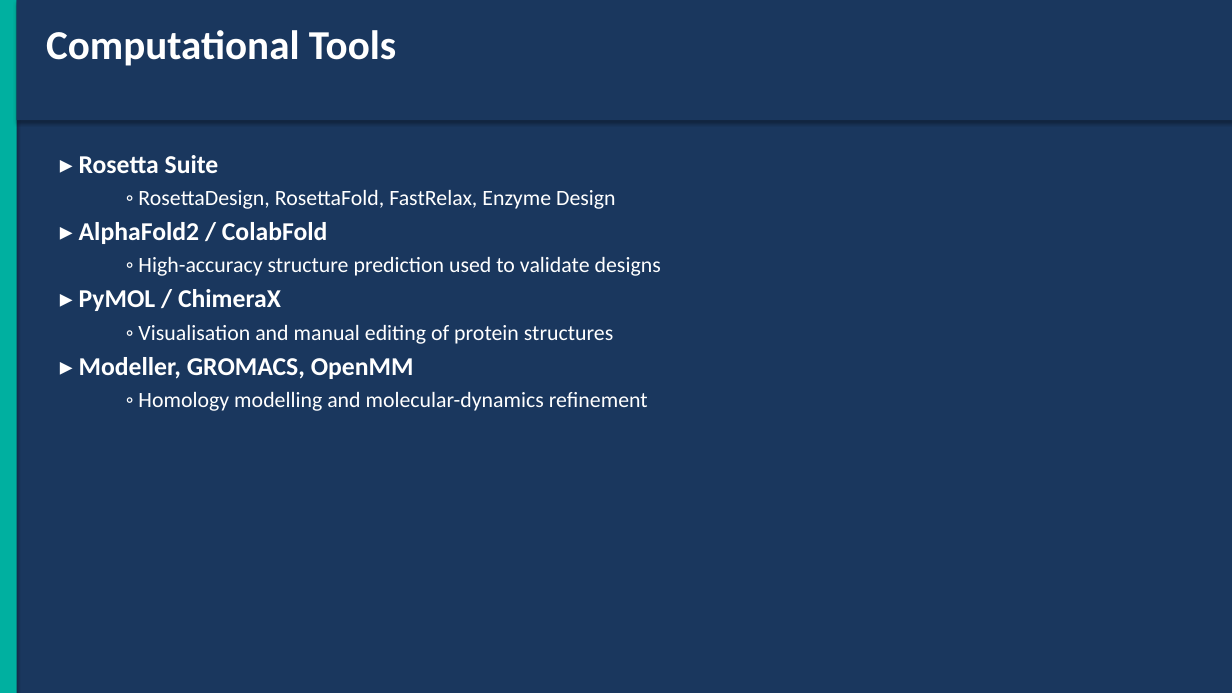
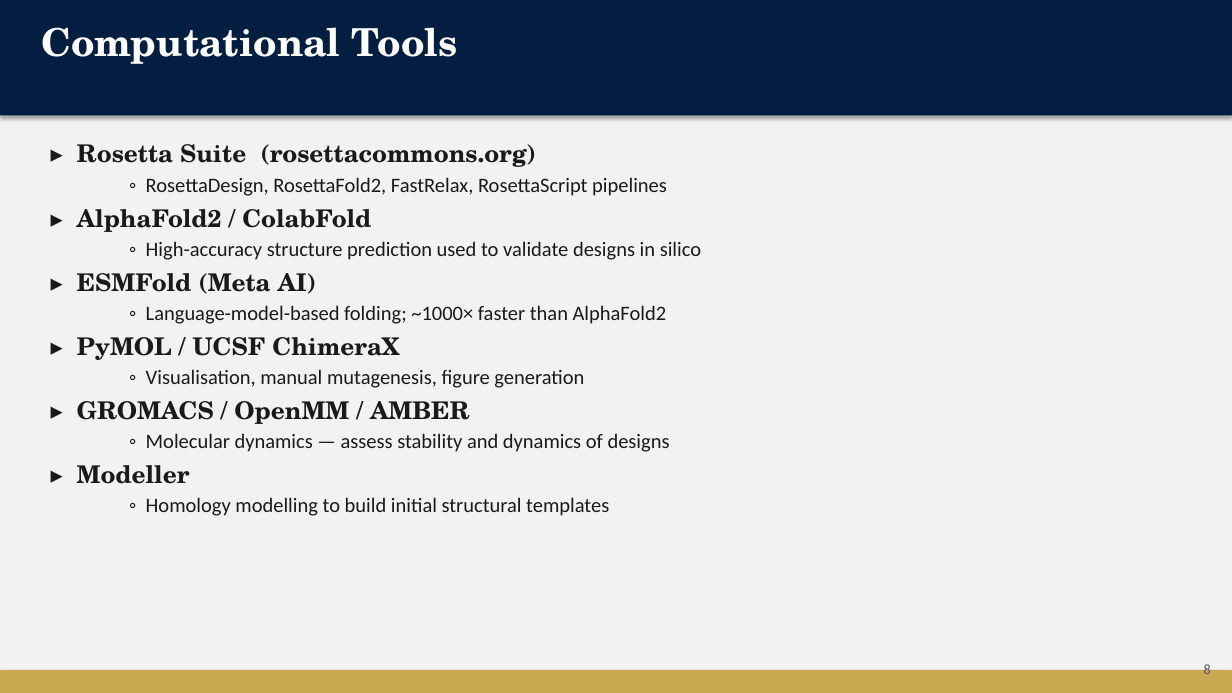
Before and after one commit to AlejandroCaloca/Protein-Design, a slide deck: slide 8 of Protein_Design.pptx (slide 5 before the commit). Drawn at 1232x693 pixels with LibreOffice and Linux fonts; fonts in the diff are those of the drawing. Boxes give left, top, right and bottom in pixels: in the first picture for what was removed or moved away, otherwise in the second. Text is boxed around its words. In the diff, an @@ line names an element or a change of style, - is before the commit and + after.

```diff
--- a/Protein_Design.pptx
+++ b/Protein_Design.pptx
@@ rectangle at (0,0,1232,693): fill #1A375E to #F2F2F2 @@
@@ rectangle: place and size @@
-rectangle at (17,0,1232,120)
+rectangle at (0,0,1232,116)
@@ rectangle at (0,0,1232,116): fill #1A375E to #041E42 @@
@@ rectangle removed at (0,0,17,693) @@
@@ text "Computational Tools" at (41,27,458,64): size 32 to 30 pt, font Calibri to TeX Gyre Schola @@
@@ text "▸ Rosetta Suite (rosettacommons.org)": place and size @@
-text "▸ Rosetta Suite (rosettacommons.org)" at (79,155,661,411)
+text "▸ Rosetta Suite (rosettacommons.org)" at (77,144,701,516)
@@ text at (77,144,667,196): text changed; size 17 to 16 pt; text colour #FFFFFF to #1A1A1A @@
-▸ Rosetta Suite
-  ◦ RosettaDesign, RosettaFold, FastRelax, Enzyme Design
+▸ Rosetta Suite (rosettacommons.org)
+  ◦ RosettaDesign, RosettaFold2, FastRelax, RosettaScript pipelines
@@ text at (77,209,371,232): size 20 to 19 pt, font Calibri to TeX Gyre Schola, text colour #FFFFFF to #1A1A1A in "▸ AlphaFold2 / ColabFold"; more space between paragraphs @@
@@ text at (77,241,701,516): text changed; size 17 to 16 pt; text colour #FFFFFF to #1A1A1A @@
-  ◦ High-accuracy structure prediction used to validate designs
-▸ PyMOL / ChimeraX
-  ◦ Visualisation and manual editing of protein structures
-▸ Modeller, GROMACS, OpenMM
-  ◦ Homology modelling and molecular-dynamics refinement
+  ◦ High-accuracy structure prediction used to validate designs in silico
+▸ ESMFold (Meta AI)
+  ◦ Language-model-based folding; ~1000× faster than AlphaFold2
+▸ PyMOL / UCSF ChimeraX
+  ◦ Visualisation, manual mutagenesis, figure generation
+▸ GROMACS / OpenMM / AMBER
+  ◦ Molecular dynamics — assess stability and dynamics of designs
+▸ Modeller
+  ◦ Homology modelling to build initial structural templates
@@ rectangle added at (0,670,1232,693), fill #C8A951 @@
@@ text added at (1204,662,1211,674), 11 pt, text #53565A @@
+8
```
Also in this commit, not shown: 4 other slides changed, 12 slides added, 4 slides removed, 1 other file.
